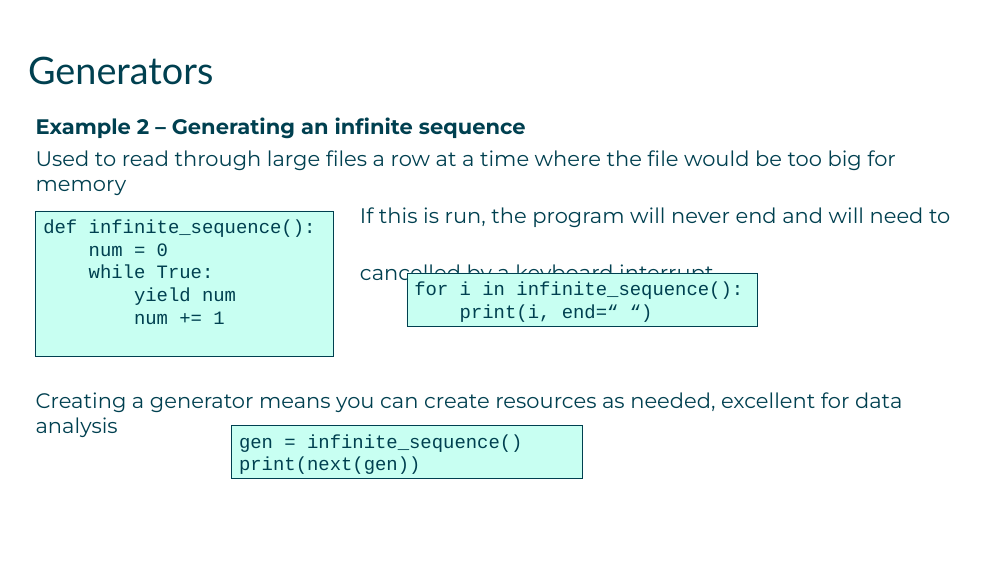
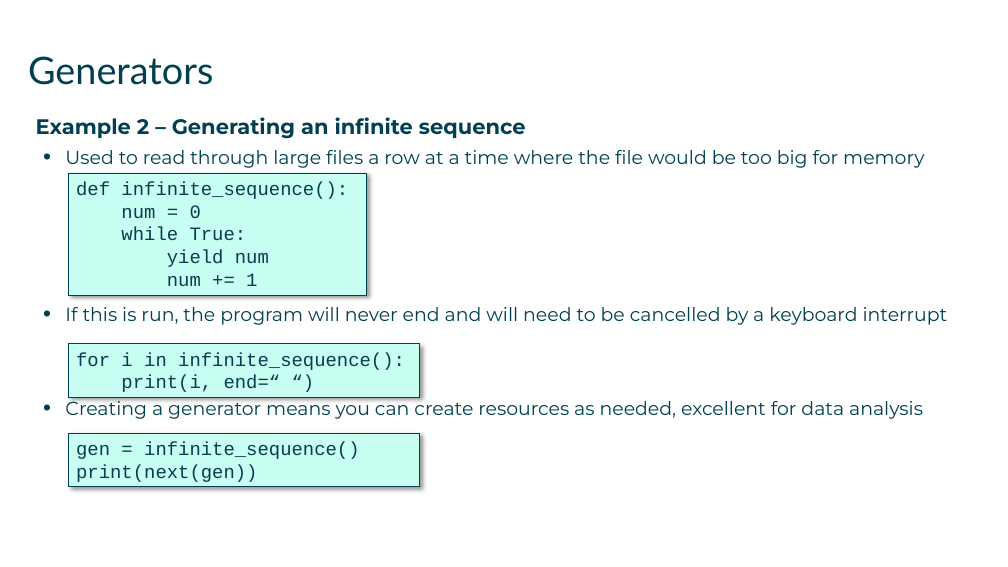
Before and after one commit to AndySmithQA/June24py3, a slide deck: slide 8 of QAPYTH3/DG_09_Advanced_Collections.pptx. Drawn at 1008x567 pixels with LibreOffice and Linux fonts; fonts in the diff are those of the drawing. Boxes give left, top, right and bottom in pixels: in the first picture for what was removed or moved away, otherwise in the second. Text is boxed around its words. In the diff, an @@ line names an element or a change of style, - is before the commit and + after.

```diff
--- a/QAPYTH3/DG_09_Advanced_Collections.pptx
+++ b/QAPYTH3/DG_09_Advanced_Collections.pptx
@@ text at bbox=[65, 150, 924, 419]: size 20 to 18 pt in "Used to read through large files a ...", "Creating a generator means you can create ..."; bullet none to • @@
@@ rectangle "def infinite_sequence():": place and size @@
-rectangle "def infinite_sequence():" at bbox=[36, 211, 333, 356]
+rectangle "def infinite_sequence():" at bbox=[69, 173, 367, 296]
@@ text at bbox=[65, 307, 948, 325]: text changed; size 20 to 18 pt @@
-    If this is run, the program will never end and will need to be
-    cancelled by a keyboard interrupt
+    • If this is run, the program will never end and will need to be cancelled by a keyboard interrupt
@@ shadow on in 3 elements at bbox=[69, 173, 367, 296], bbox=[69, 433, 420, 487], bbox=[69, 344, 420, 398] @@
@@ rectangle "for i in infinite_sequence():": place and size @@
-rectangle "for i in infinite_sequence():" at bbox=[407, 273, 758, 327]
+rectangle "for i in infinite_sequence():" at bbox=[69, 344, 420, 398]
@@ rectangle "gen = infinite_sequence()": place and size @@
-rectangle "gen = infinite_sequence()" at bbox=[231, 426, 582, 479]
+rectangle "gen = infinite_sequence()" at bbox=[69, 433, 420, 487]
```
Also in this commit, not shown: 14 other slides changed, 45 other files.
